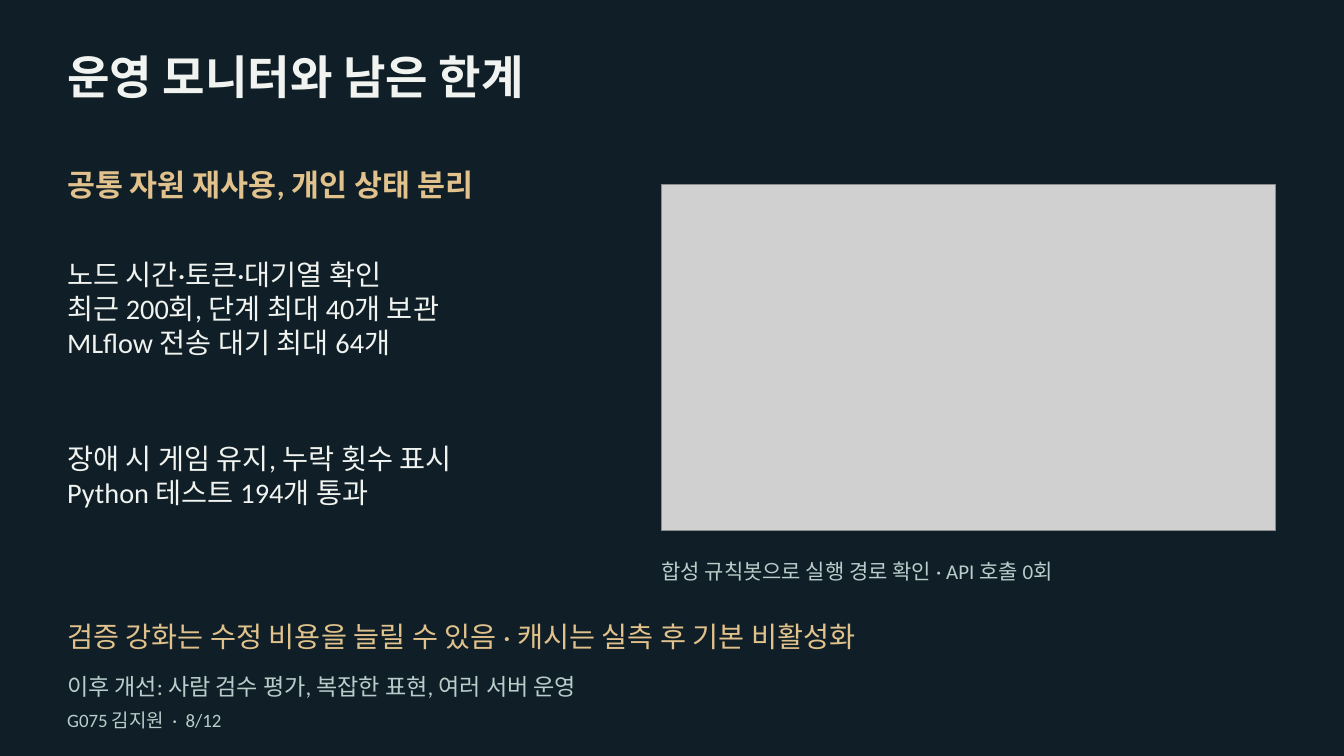
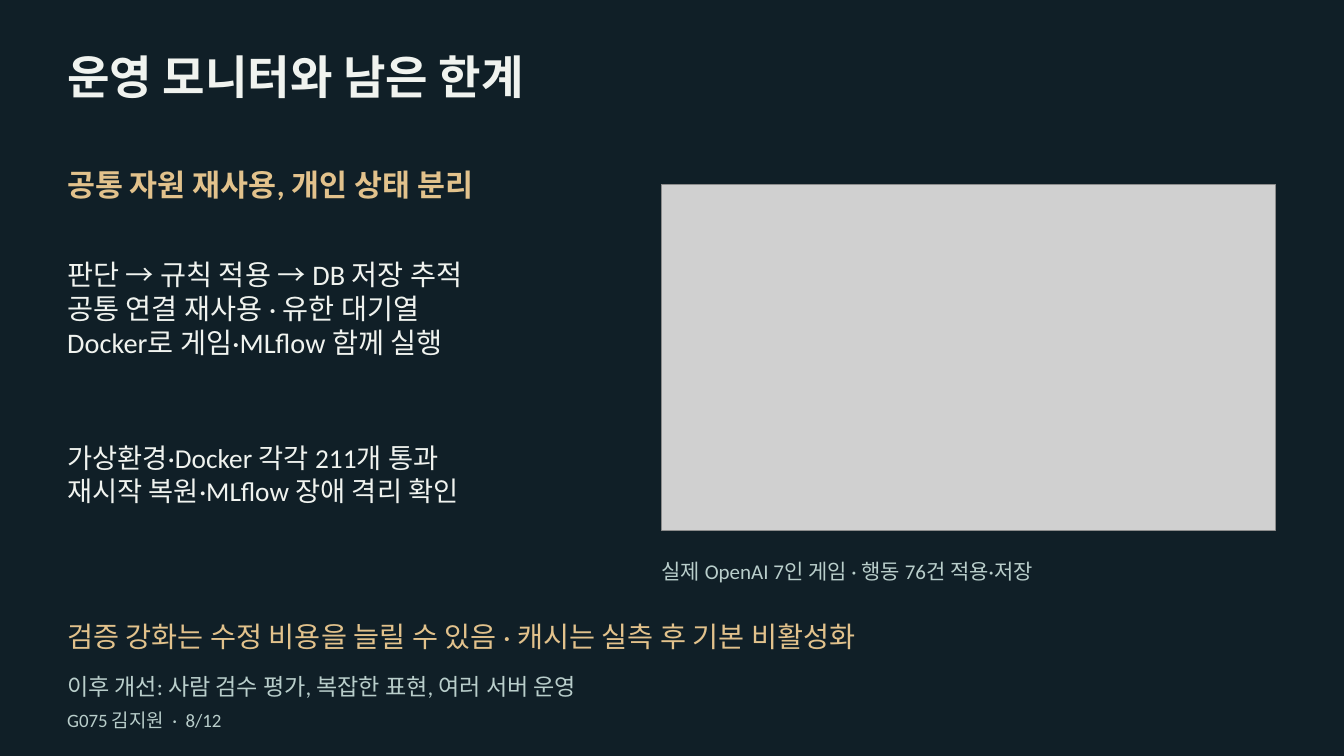
Before and after one commit to xixvivji/deduction-game, a slide deck: slide 8 of docs/presentation/G075_김지원_밤의증언_AI운영개선.pptx. Drawn at 1344x756 pixels with LibreOffice and Linux fonts; fonts in the diff are those of the drawing; grey boxes stand for pictures. Boxes give left, top, right and bottom in pixels: in the first picture for what was removed or moved away, otherwise in the second. Text is boxed around its words. In the diff, an @@ line names an element or a change of style, - is before the commit and + after.

Commit message:
docs: Docker 실게임 검증과 최종 발표자료 반영

```diff
--- a/docs/presentation/G075_김지원_밤의증언_AI운영개선.pptx
+++ b/docs/presentation/G075_김지원_밤의증언_AI운영개선.pptx
@@ text at bbox=[67, 261, 462, 356]: text changed @@
-노드 시간·토큰·대기열 확인
-최근 200회, 단계 최대 40개 보관
-MLflow 전송 대기 최대 64개
+판단 → 규칙 적용 → DB 저장 추적
+공통 연결 재사용 · 유한 대기열
+Docker로 게임·MLflow 함께 실행
@@ text at bbox=[67, 445, 458, 503]: text changed; size 20.2 to 19.5 pt @@
-장애 시 게임 유지, 누락 횟수 표시
-Python 테스트 194개 통과
+가상환경·Docker 각각 211개 통과
+재시작 복원·MLflow 장애 격리 확인
@@ text at bbox=[661, 561, 1033, 583]: text changed @@
-합성 규칙봇으로 실행 경로 확인 · API 호출 0회
+실제 OpenAI 7인 게임 · 행동 76건 적용·저장
```
Also in this commit, not shown: 2 other slides changed, 6 other files.
